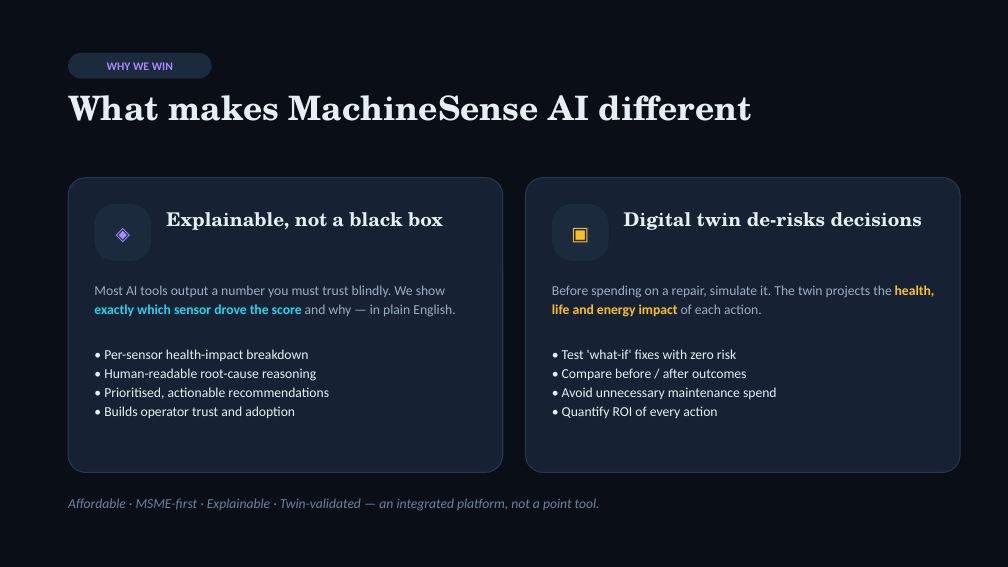
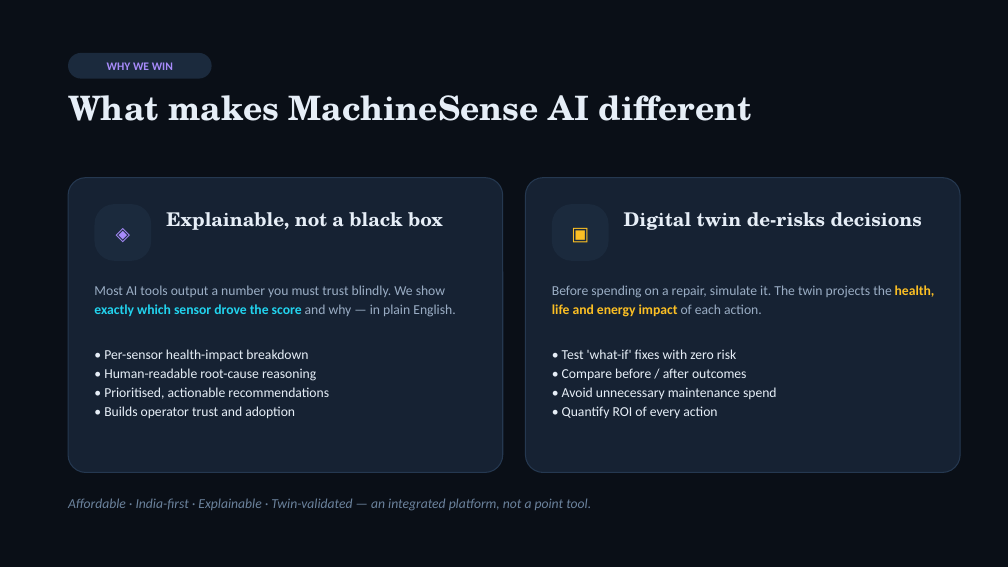
Before and after one commit to saatwik-1157/machinesense-ai, a slide deck: slide 6 of docs/MachineSenseAI_Pitch_Deck.pptx. Drawn at 1008x567 pixels with LibreOffice and Linux fonts; fonts in the diff are those of the drawing. Boxes give left, top, right and bottom in pixels: in the first picture for what was removed or moved away, otherwise in the second. Text is boxed around its words. In the diff, an @@ line names an element or a change of style, - is before the commit and + after.

```diff
--- a/docs/MachineSenseAI_Pitch_Deck.pptx
+++ b/docs/MachineSenseAI_Pitch_Deck.pptx
@@ text at (68, 498, 591, 511): text changed @@
-Affordable · MSME-first · Explainable · Twin-validated — an integrated platform, not a point tool.
+Affordable · India-first · Explainable · Twin-validated — an integrated platform, not a point tool.
```
Also in this commit, not shown: 5 other slides changed, 16 other files.
